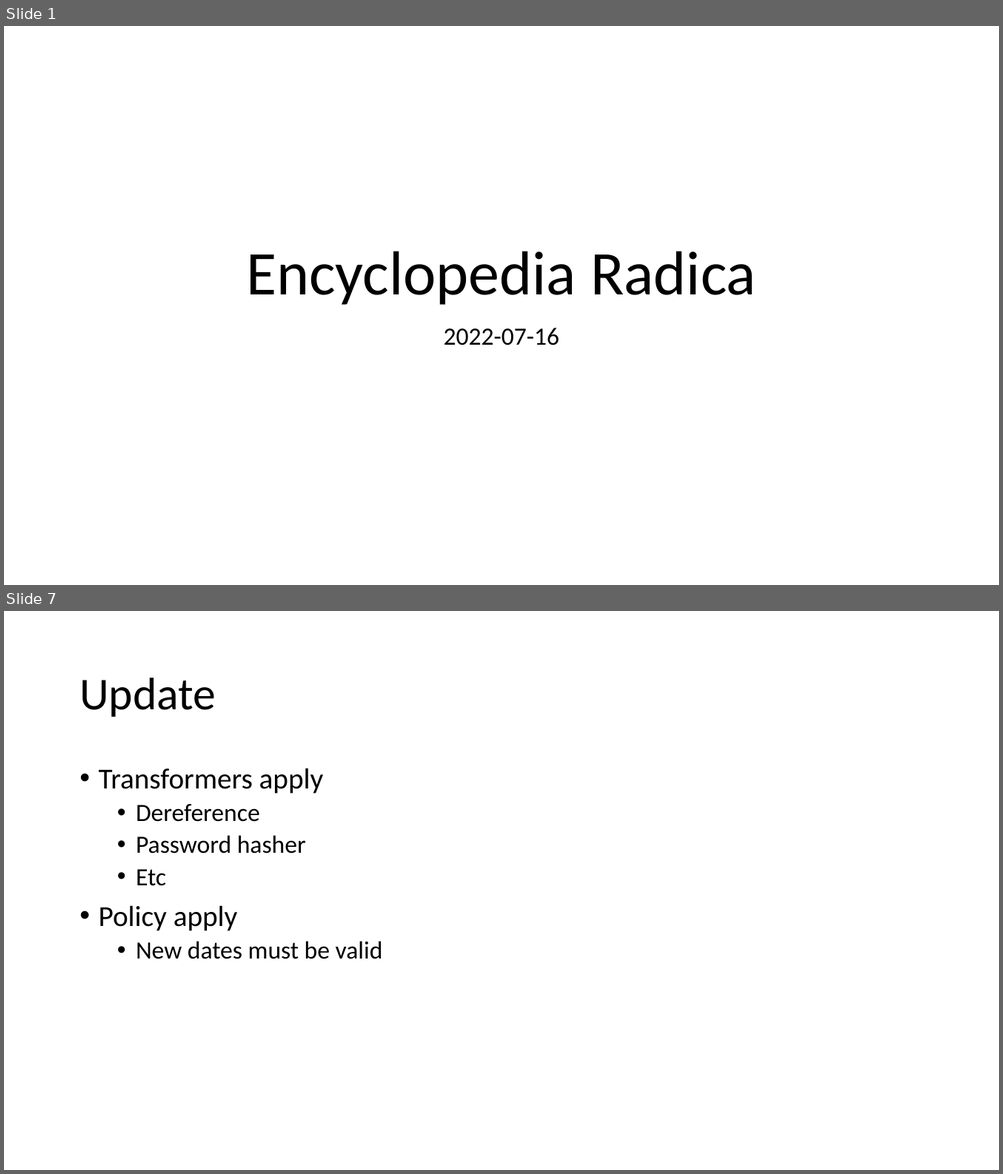
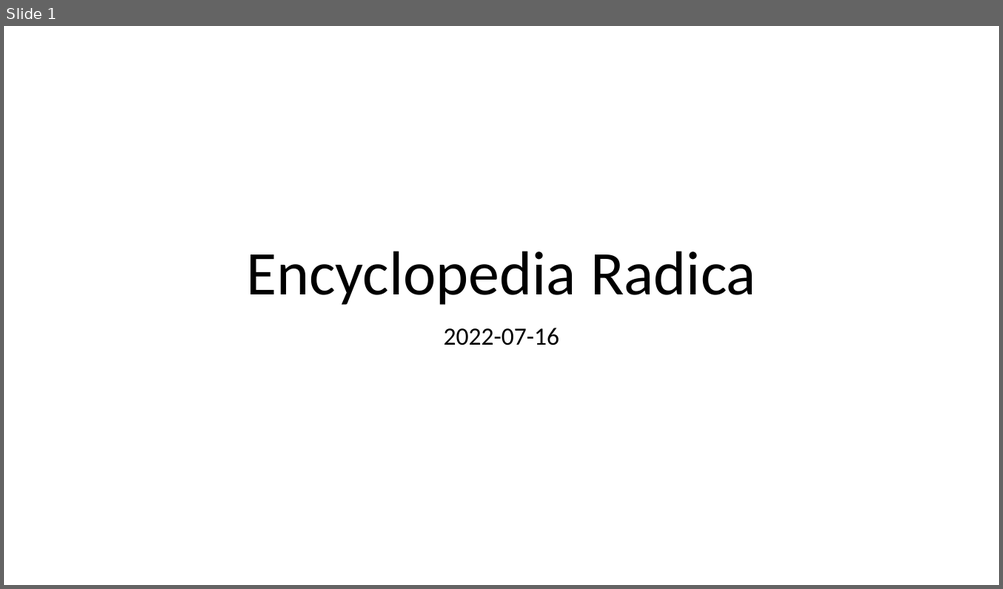
Before and after one commit to raddest-ca/encyclopedia-radica, a slide deck: radica.pptx. Shown one above the other, each under a label of ours: slides 1 and 7 before the commit, slide 1 after it; the slides between them are not shown. The pictures are 1003x1174 and 1003x589 pixels, drawn with LibreOffice and Linux fonts; fonts in the diff are those of the drawing. Boxes give left, top, right and bottom in pixels: in the first picture for what was removed or moved away, otherwise in the second. Text is boxed around its words. In the diff, an @@ line names an element or a change of style, - is before the commit and + after.

```diff
--- a/radica.pptx
+++ b/radica.pptx
@@ slide 7 removed at (4,611,999,1170), background #FFFFFF @@
@@ title removed at (79,678,216,717) @@
-Update
@@ text removed at (99,768,383,960) @@
-• Transformers apply
-  • Dereference
-  • Password hasher
-  • Etc
-• Policy apply
-  • New dates must be valid
```
Also in this commit, not shown: 1 slide added, 5 other slides removed.
